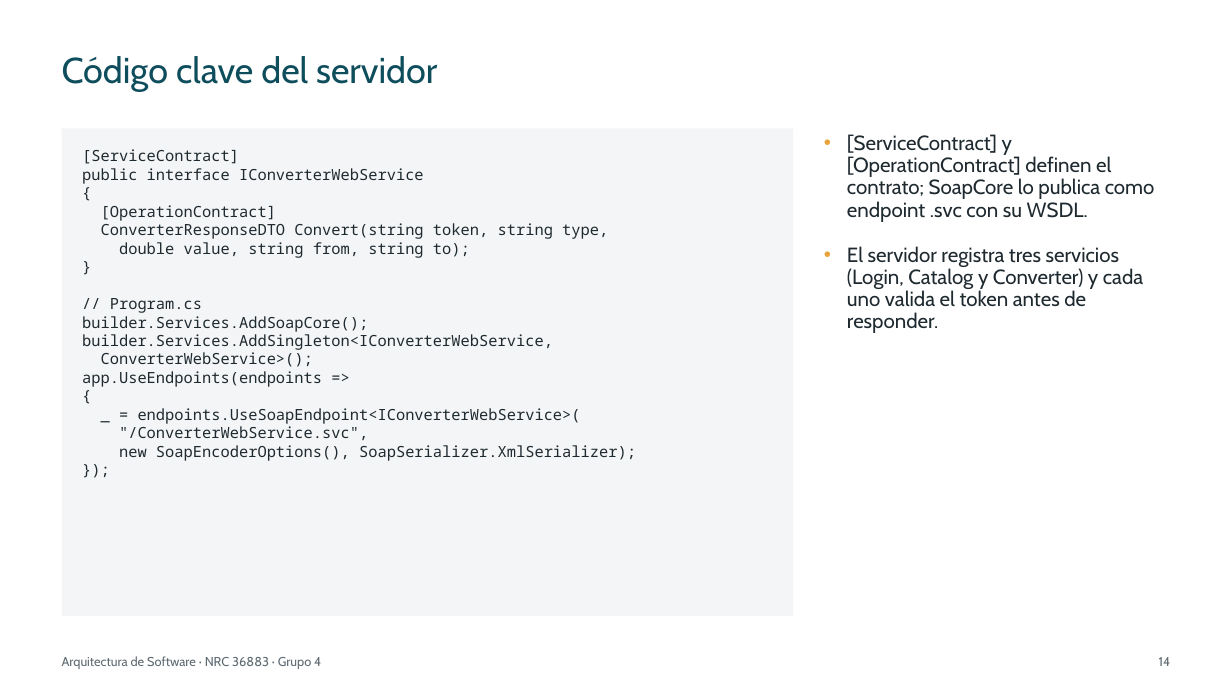
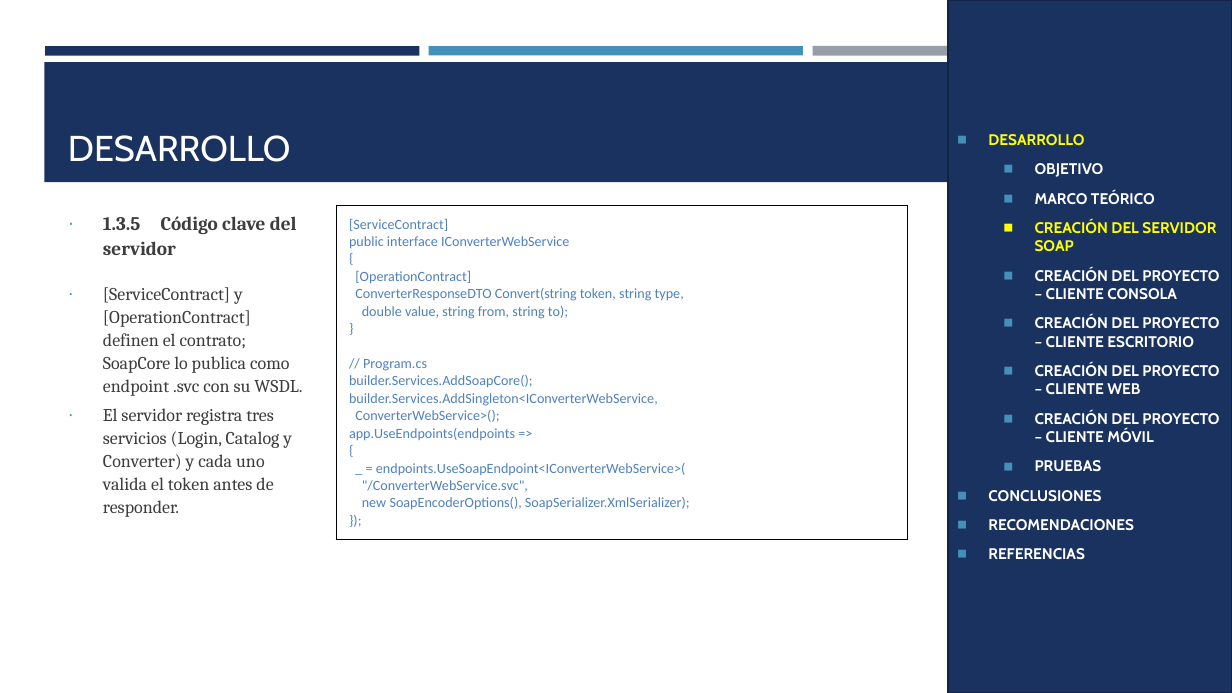
Before and after one commit to IMarcusDev/TI.1.2.-PAO202651_SOAP_DOTNET_SINBDD_NRC_36883_GR04, a slide deck: slide 12 of 05. DOCUMENTACION/PRESENTACION TI.1.2. SOAP sin BDD en DOTNET GR4.pptx (slide 14 before the commit). Drawn at 1232x693 pixels with LibreOffice and Linux fonts; fonts in the diff are those of the drawing. Boxes give left, top, right and bottom in pixels: in the first picture for what was removed or moved away, otherwise in the second. Text is boxed around its words. In the diff, an @@ line names an element or a change of style, - is before the commit and + after.

```diff
--- a/05. DOCUMENTACION/PRESENTACION TI.1.2. SOAP sin BDD en DOTNET GR4.pptx
+++ b/05. DOCUMENTACION/PRESENTACION TI.1.2. SOAP sin BDD en DOTNET GR4.pptx
@@ rectangle added at <box>948,0,1232,693</box>, fill #1A3260, outline #122446 1.75 pt, 12 pt, text #FFFFFF, bold @@
+◼ DESARROLLO
+  ◼ OBJETIVO
+  ◼ MARCO TEÓRICO
+  ◼ CREACIÓN DEL SERVIDOR SOAP
+  ◼ CREACIÓN DEL PROYECTO – CLIENTE CONSOLA
+  ◼ CREACIÓN DEL PROYECTO – CLIENTE ESCRITORIO
+  ◼ CREACIÓN DEL PROYECTO – CLIENTE WEB
+  ◼ CREACIÓN DEL PROYECTO – CLIENTE MÓVIL
+  ◼ PRUEBAS
+◼ CONCLUSIONES
+◼ RECOMENDACIONES
+◼ REFERENCIAS
@@ rectangle added at <box>45,46,420,55</box>, fill #1A3260 @@
@@ title removed at <box>62,56,437,92</box> @@
-Código clave del servidor
@@ rectangle added at <box>429,46,803,55</box>, fill #4590B8 @@
@@ rectangle added at <box>812,46,1187,56</box>, fill #969FA7 @@
@@ rectangle added at <box>44,62,1188,182</box>, fill #1A3260 @@
@@ text removed at <box>62,128,794,616</box> @@
-[ServiceContract]
-public interface IConverterWebService
-{
-[OperationContract]
-ConverterResponseDTO Convert(string token, string type,
-double value, string from, string to);
-}
-// Program.cs
-builder.Services.AddSoapCore();
-builder.Services.AddSingleton<IConverterWebService,
-ConverterWebService>();
-app.UseEndpoints(endpoints =>
-{
-_ = endpoints.UseSoapEndpoint<IConverterWebService>(
-"/ConverterWebService.svc",
-new SoapEncoderOptions(), SoapSerializer.XmlSerializer);
-});
@@ title added at <box>68,135,291,162</box>, 28 pt, text #FFFFFF @@
+DESARROLLO
@@ text "1.3.5 Código clave del servidor": place and size @@
-text "1.3.5 Código clave del servidor" at <box>847,134,1155,333</box>
+text "1.3.5 Código clave del servidor" at <box>103,216,302,517</box>
@@ table added at <box>336,205,908,514</box>, 1 rows, 1 columns @@
+[ServiceContract] / public interface IConverterWebService / { / [OperationContract] / ConverterResponseDTO Convert(string token, string type, / double value, string from, string to); / } / // Program.cs / builder.Services.AddSoapCore(); / builder.Services.AddSingleton<IConverterWebService, / ConverterWebService>(); / app.UseEndpoints(endpoints => / { / _ = endpoints.UseSoapEndpoint<IConverterWebService>( / "/ConverterWebService.svc", / new SoapEncoderOptions(), SoapSerializer.XmlSerializer); / });
@@ text at <box>103,216,297,255</box>: paragraph added @@
+∙ 1.3.5 Código clave del servidor
@@ text at <box>103,287,302,517</box>: size 16 to 14 pt, font Cabin to Cambria, text colour #1F2A30 to #3D3D3D in "[ServiceContract] y [OperationContract] definen el contrato; ...", "El servidor registra tres servicios (Login, Catalog ..."; bullet • to ∙; line spacing 0.9 to 1.07; less space between paragraphs; bullet colour #E8A33D to #4590B8 @@
@@ text removed at <box>62,656,321,669</box> @@
-Arquitectura de Software · NRC 36883 · Grupo 4
@@ page number removed at <box>1159,657,1171,666</box> @@
-14
```
Also in this commit, not shown: 22 other slides changed, 7 slides added, 15 slides removed.
